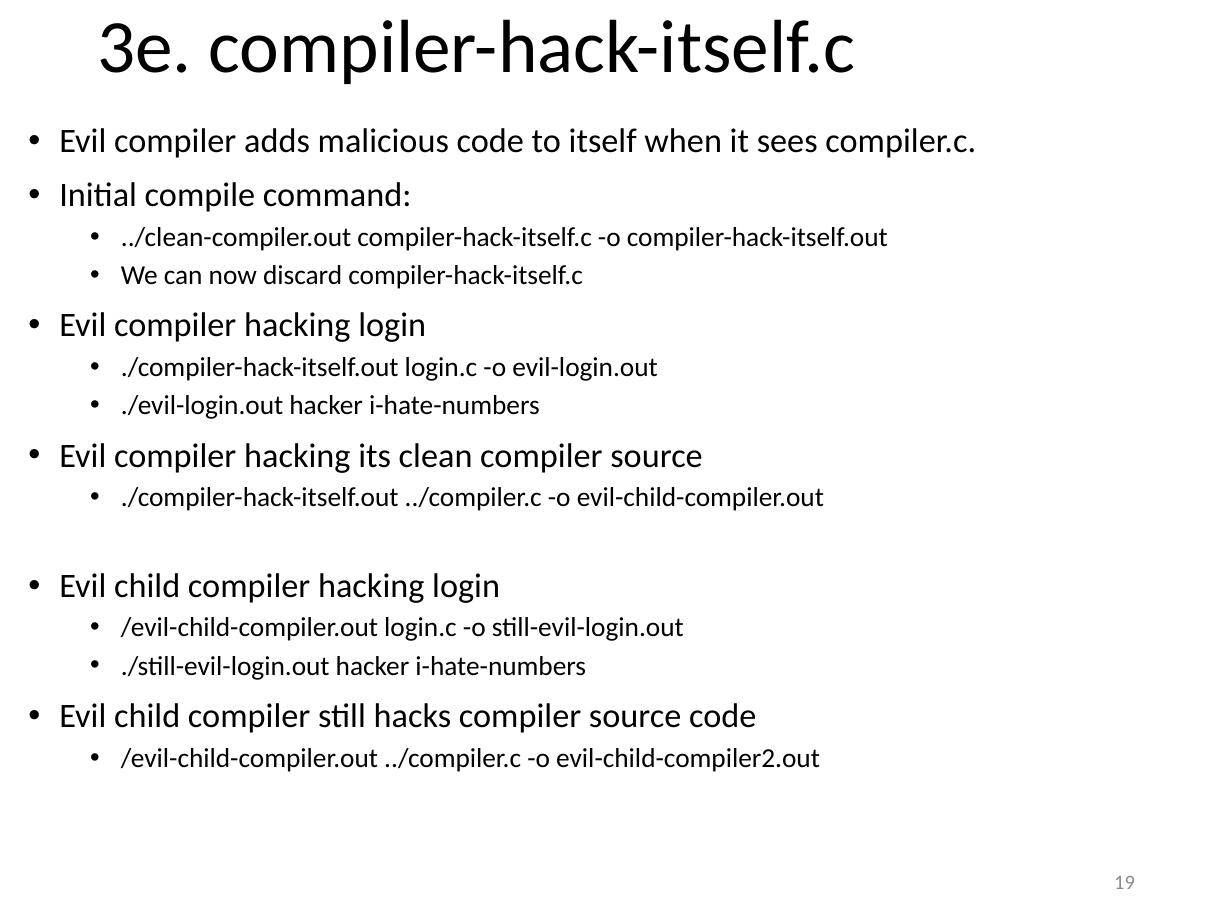
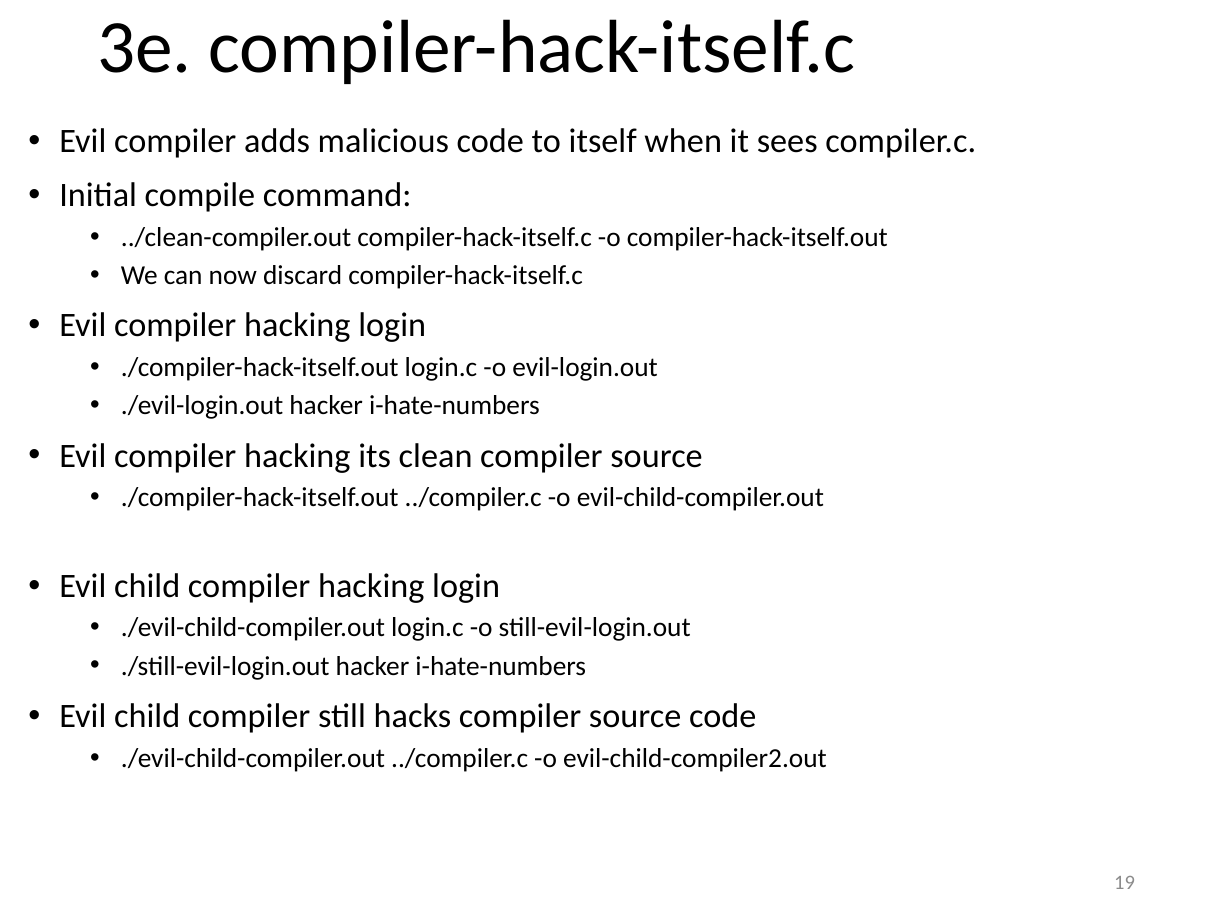
Before and after one commit to yeokm1/reflections-on-trusting-trust, a slide deck: slide 19 of reflections-on-reflecting-trust-slides.pptx. Drawn at 1232x924 pixels with LibreOffice and Linux fonts; fonts in the diff are those of the drawing. Boxes give left, top, right and bottom in pixels: in the first picture for what was removed or moved away, otherwise in the second. Text is boxed around its words. In the diff, an @@ line names an element or a change of style, - is before the commit and + after.

```diff
--- a/reflections-on-reflecting-trust-slides.pptx
+++ b/reflections-on-reflecting-trust-slides.pptx
@@ text at (x1=121, y1=617, x2=691, y2=641): text changed @@
-  • /evil-child-compiler.out login.c -o still-evil-login.out
+  • ./evil-child-compiler.out login.c -o still-evil-login.out
@@ text at (x1=121, y1=748, x2=827, y2=772): text changed @@
-  • /evil-child-compiler.out ../compiler.c -o evil-child-compiler2.out
+  • ./evil-child-compiler.out ../compiler.c -o evil-child-compiler2.out
```
Also in this commit, not shown: 8 other slides changed, 1 other file.
